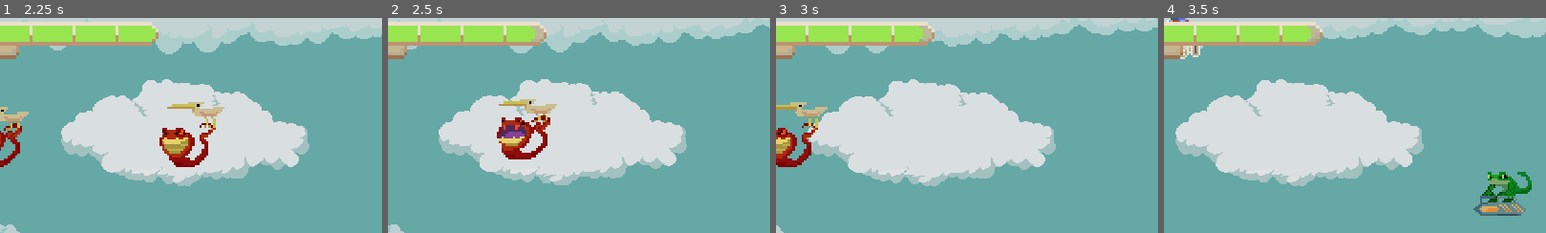
Above: before the commit, frames 1-4 (left to right).
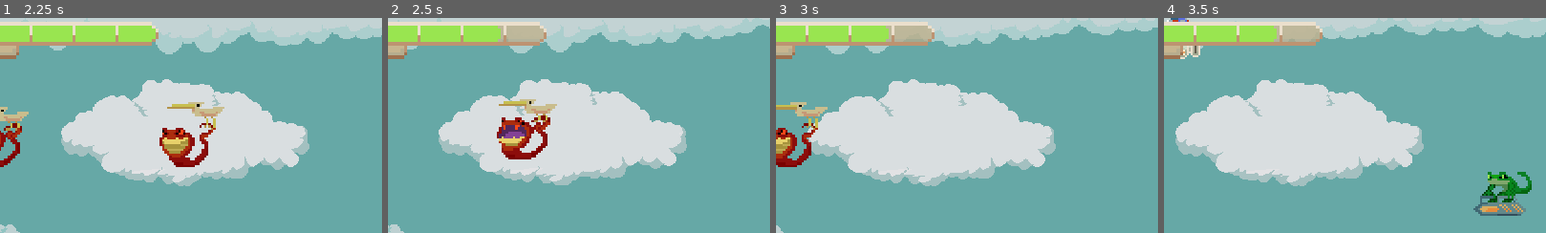
Above: after the commit, the same moments.

Repository: NxKuma/ISCS_Shooter
Game: Godot game, scene res://Scene/main.tscn
The game is run twice, just before and just after one commit, with the same random seed, the same clock (stepped at 60 frames per second) and the same inputs.
Inputs:
- Up to frame 1 (2.25 s): hold D (Right) 0.53-1.28 s; tap G (Bomb) at 0.6, 2.1 s; hold S (Down) 1.28-2.03 s; tap Space (Shoot) at 1.35 s; hold D (Right) from 2.03 s (still down)
- Up to frame 2 (2.5 s): keep holding D (Right)
- Up to frame 3 (3 s): release D (Right) at 2.78 s; hold W (Up) from 2.78 s (still down); tap Space (Shoot) at 2.85 s
- Up to frame 4 (3.5 s): keep holding W (Up)
The pictures show only the part of the screen within x 41-91%, y 3-53%; the shares and areas given below are measured in that part.

Frame 1 is identical in both runs. In frame 2, 0.6% of the frame differs, in the area x 28-39%, y 3-12%; in frame 3, 0.6%; in frame 4, 0.6%.

Commit message:
Made Death Trigger

Diff:
--- a/Scene/pickup.tscn
+++ b/Scene/pickup.tscn
@@ -51,6 +51,6 @@
 
 [node name="AnimatedSprite2D" type="AnimatedSprite2D" parent="."]
 sprite_frames = SubResource("SpriteFrames_qv8xy")
-frame_progress = 0.764119
+frame_progress = 0.419007
 
 [connection signal="body_entered" from="." to="." method="_on_body_entered"]
--- a/Scene/player.tscn
+++ b/Scene/player.tscn
@@ -52,8 +52,8 @@
 angle_min = -582.5
 angle_max = 90.0
 gravity = Vector3(0, 98, 0)
-scale_min = 0.0
-scale_max = 1.5
+scale_min = 3.0
+scale_max = 4.5
 
 [sub_resource type="AtlasTexture" id="AtlasTexture_83878"]
 atlas = ExtResource("2_6btb3")
@@ -66,6 +66,8 @@
 angular_velocity_min = -420.67
 angular_velocity_max = 1.25
 gravity = Vector3(0, 98, 0)
+scale_min = 3.0
+scale_max = 3.0
 
 [sub_resource type="AtlasTexture" id="AtlasTexture_eh0bb"]
 atlas = ExtResource("2_6btb3")
@@ -88,6 +90,7 @@
 shape = SubResource("RectangleShape2D_ltp1e")
 
 [node name="Glass" type="GPUParticles2D" parent="."]
+scale = Vector2(3, 3)
 emitting = false
 amount = 9
 process_material = SubResource("ParticleProcessMaterial_v1l6v")
@@ -97,6 +100,7 @@
 randomness = 1.0
 
 [node name="Player" type="GPUParticles2D" parent="."]
+scale = Vector2(3, 3)
 emitting = false
 amount = 1
 process_material = SubResource("ParticleProcessMaterial_f0bao")
--- a/Script/player.gd
+++ b/Script/player.gd
@@ -3,7 +3,10 @@
 @onready var animated_sprite_2d:AnimatedSprite2D = $AnimatedSprite2D
 @export var speed:int = 400.0
 @onready var wake:Timer = $Wake
-@onready var death_screen = $"../DeathScreen"
+@onready var death_screen:CanvasLayer = $"../DeathScreen"
+@onready var collision_shape_2d:CollisionShape2D = $CollisionShape2D
+@onready var glass:GPUParticles2D = $Glass
+@onready var death:GPUParticles2D = $Player
 
 
 
@@ -19,20 +22,21 @@
 
 func _process(delta: float) -> void:
 	var movement := Input.get_vector("Left", "Right", "Up", "Down")
-
 	if movement:
 		velocity = movement * speed
 	else:
 		velocity = Vector2.ZERO
-
 	position += velocity * delta
 	position = position.clamp(Vector2(32,32), Vector2((screen_size.x-160)/2,screen_size.y-32))
-
 	move_and_slide()
-
 
 	if health <= 0:
 		death_screen.visible = true
+		animated_sprite_2d.visible = false
+		collision_shape_2d.disabled = true
+		glass.emitting = true
+		death.emitting = true
+		set_process(false)
 
 func _input(event):
 	if Input.is_action_just_pressed("Shoot") or Input.is_action_just_pressed("Bomb"):
--- a/Script/projectile.gd
+++ b/Script/projectile.gd
@@ -29,7 +29,7 @@
 func _on_body_entered(body: Node2D) -> void:
 	if body.name.contains('Player') and version !=0 :
 		#Edit Player Values
-		body.health -= 10
+		body.health -= 50
 		body.animated_sprite_2d.material.set("shader_parameter/Enabled", true)
 		body.wake.start()
 		body.set_process(false)
--- a/canvas_layer.gd
+++ b/canvas_layer.gd
@@ -7,12 +7,13 @@
 	self.visible = false
 
 func _process(float) -> void:
-	if ui.bar.scale.x == 500:
+	if player.health == 0:
 		self.visible = true
 
 func _on_pressed() -> void:
 	self.visible = false
-	player.get_child(0).visible = true
+	player.animated_sprite_2d.visible = true
+	player.health = 500
 	player.velocity = Vector2.ZERO
-	player.get_child(1).disabled = false
-	player.position = Vector2()
+	player.collision_shape_2d.disabled = false
+	player.position = Vector2(136,336)
Not shown, changed: Fonts/04B11-xrr.ttf.import
Not shown: 1 places in Scene/canvas_layer.tscn that only renumber resources
Not shown: 1 places in Scene/main.tscn that only renumber resources
Not shown: 3 places in Scene/snake_enemy.tscn that only renumber resources
